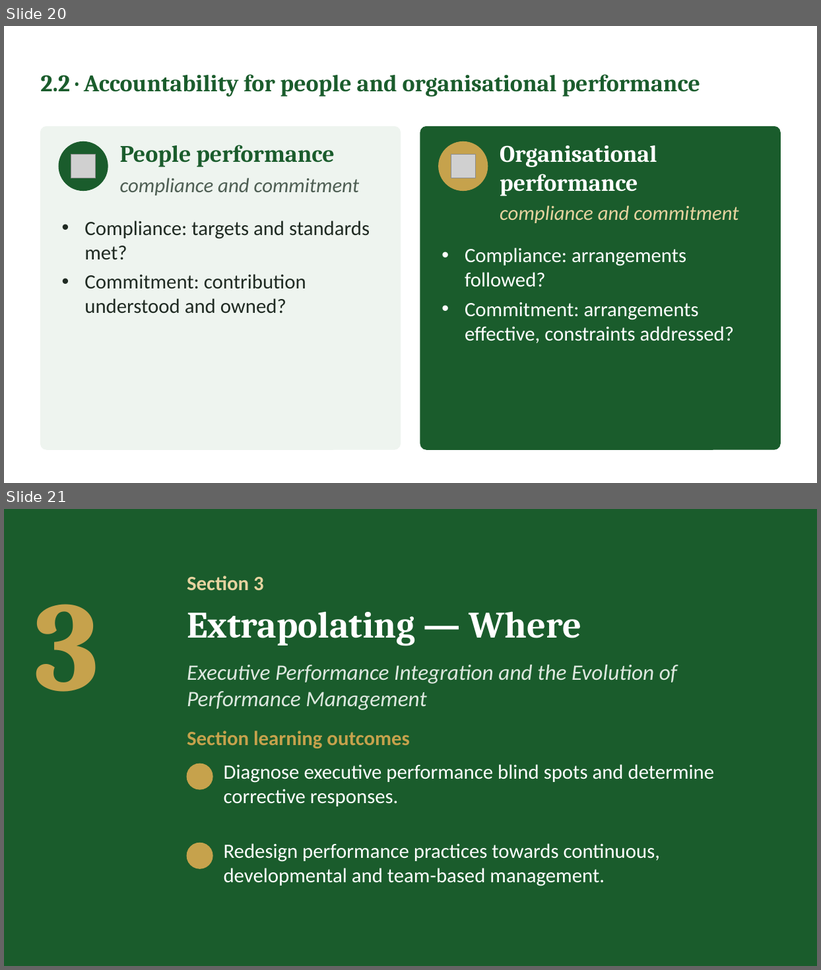
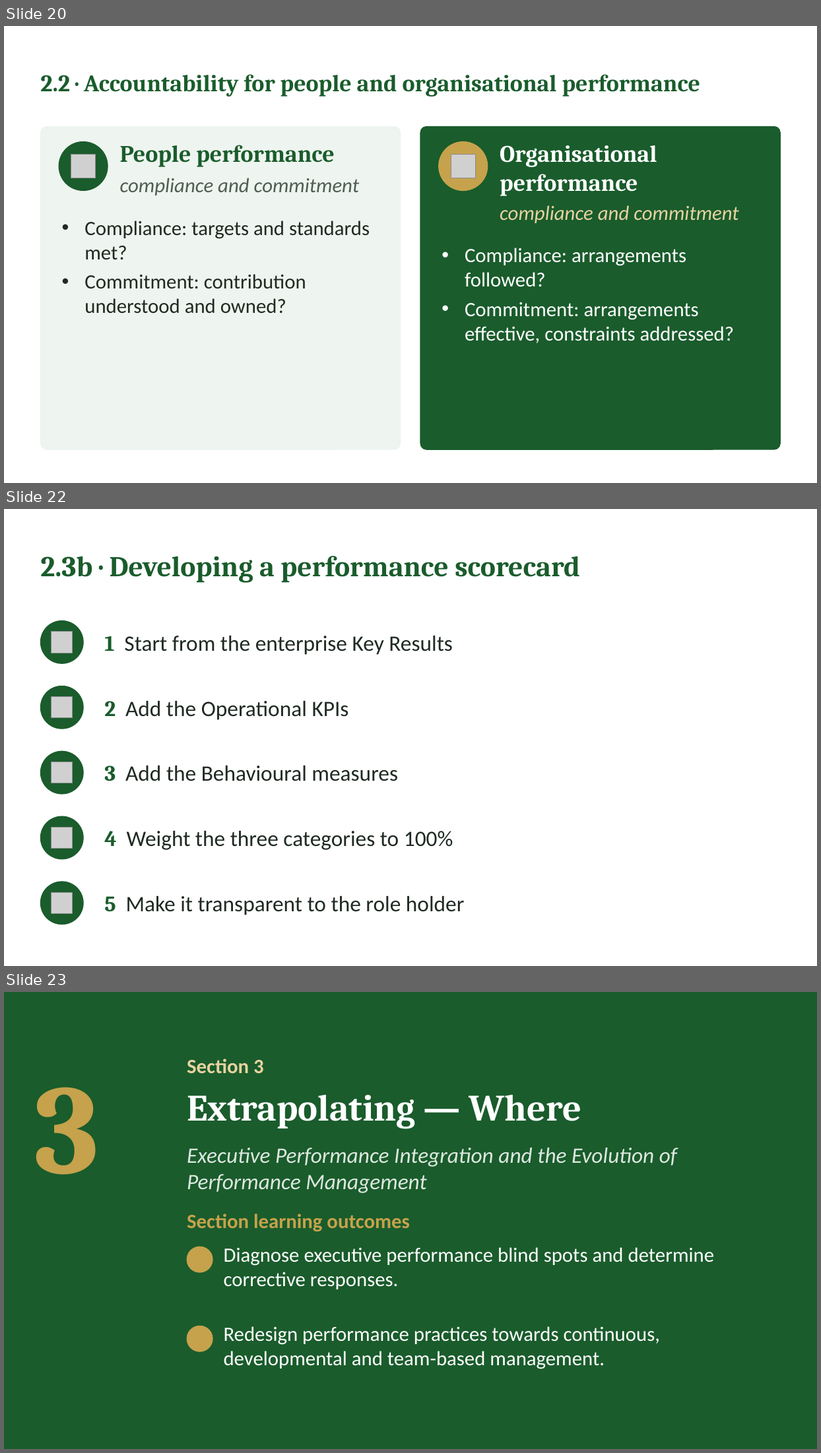
Before and after one commit to IBSL26/ibsl-platform, a slide deck: Unit decks/Unit 06 - Performance Management Setup.pptx. Shown one above the other, each under a label of ours: slides 20 and 21 before the commit, slides 20, 22 and 23 after it; the slides between them are not shown. The pictures are 821x970 and 821x1453 pixels, drawn with LibreOffice and Linux fonts; fonts in the diff are those of the drawing; grey boxes stand for pictures; background and template pictures are left out. Boxes give left, top, right and bottom in pixels: in the first picture for what was removed or moved away, otherwise in the second. Text is boxed around its words. In the diff, an @@ line names an element or a change of style, - is before the commit and + after.

Commit message:
Unit 6 deck: CEO Performance Scorecard slides (2.3a, 2.3b, 5.3)

```diff
--- a/Unit decks/Unit 06 - Performance Management Setup.pptx
+++ b/Unit decks/Unit 06 - Performance Management Setup.pptx
@@ slide 22 added at [4, 509, 817, 966], background #FFFFFF @@
@@ text added at [40, 556, 580, 583], 34 pt, text #1A5C2C, bold @@
+2.3b · Developing a performance scorecard
@@ ellipse added at [40, 621, 83, 663], fill #1A5C2C, outline #1A5C2C 1 pt @@
@@ picture added at [52, 632, 73, 653] @@
@@ text added at [104, 636, 453, 655], 26 pt, text #1F2A22 @@
+1 Start from the enterprise Key Results
@@ ellipse added at [40, 686, 83, 729], fill #1A5C2C, outline #1A5C2C 1 pt @@
@@ picture added at [52, 697, 73, 718] @@
@@ text added at [104, 701, 349, 720], 26 pt, text #1F2A22 @@
+2 Add the Operational KPIs
@@ ellipse added at [40, 752, 83, 795], fill #1A5C2C, outline #1A5C2C 1 pt @@
@@ picture added at [52, 762, 73, 784] @@
@@ text added at [104, 766, 398, 782], 26 pt, text #1F2A22 @@
+3 Add the Behavioural measures
@@ ellipse added at [40, 817, 83, 859], fill #1A5C2C, outline #1A5C2C 1 pt @@
@@ picture added at [52, 827, 73, 849] @@
@@ text added at [104, 831, 453, 850], 26 pt, text #1F2A22 @@
+4 Weight the three categories to 100%
@@ ellipse added at [40, 883, 83, 925], fill #1A5C2C, outline #1A5C2C 1 pt @@
@@ picture added at [52, 892, 73, 914] @@
@@ text added at [104, 896, 464, 916], 26 pt, text #1F2A22 @@
+5 Make it transparent to the role holder
@@ what was slide 21 is now slide 23 @@
```
Also in this commit, not shown: 2 other slides added, 3 other files.
